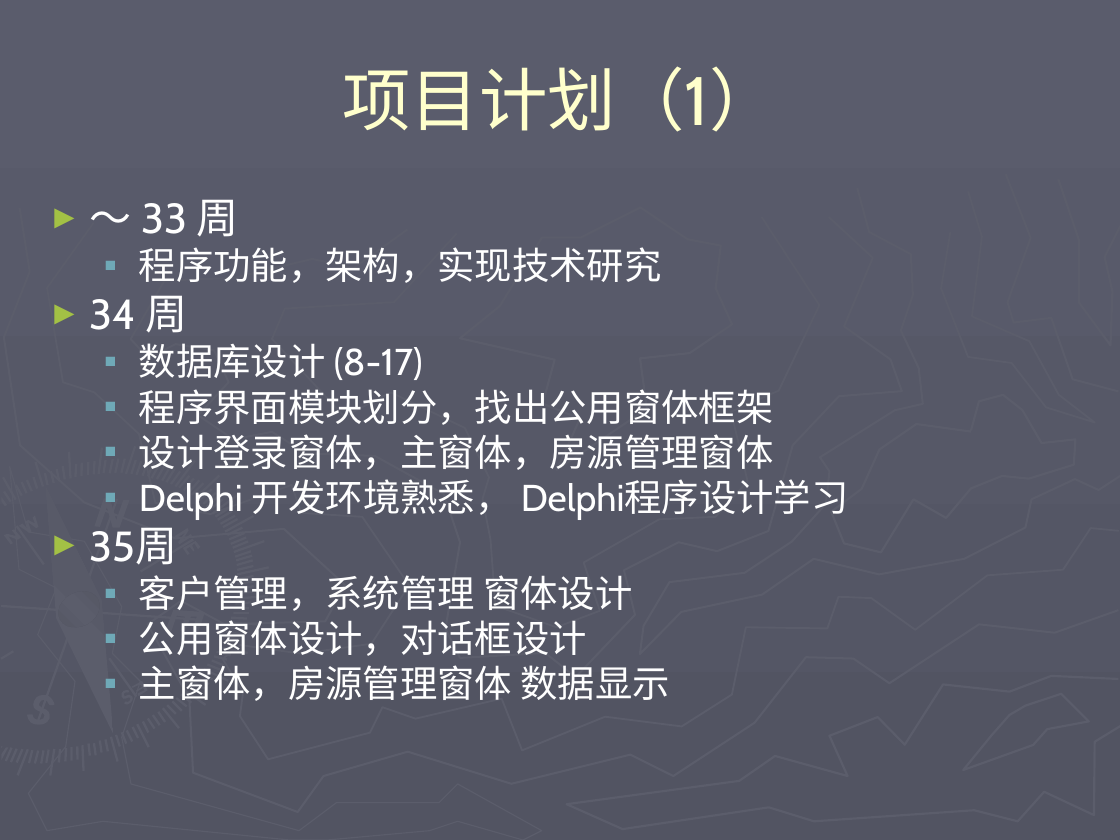
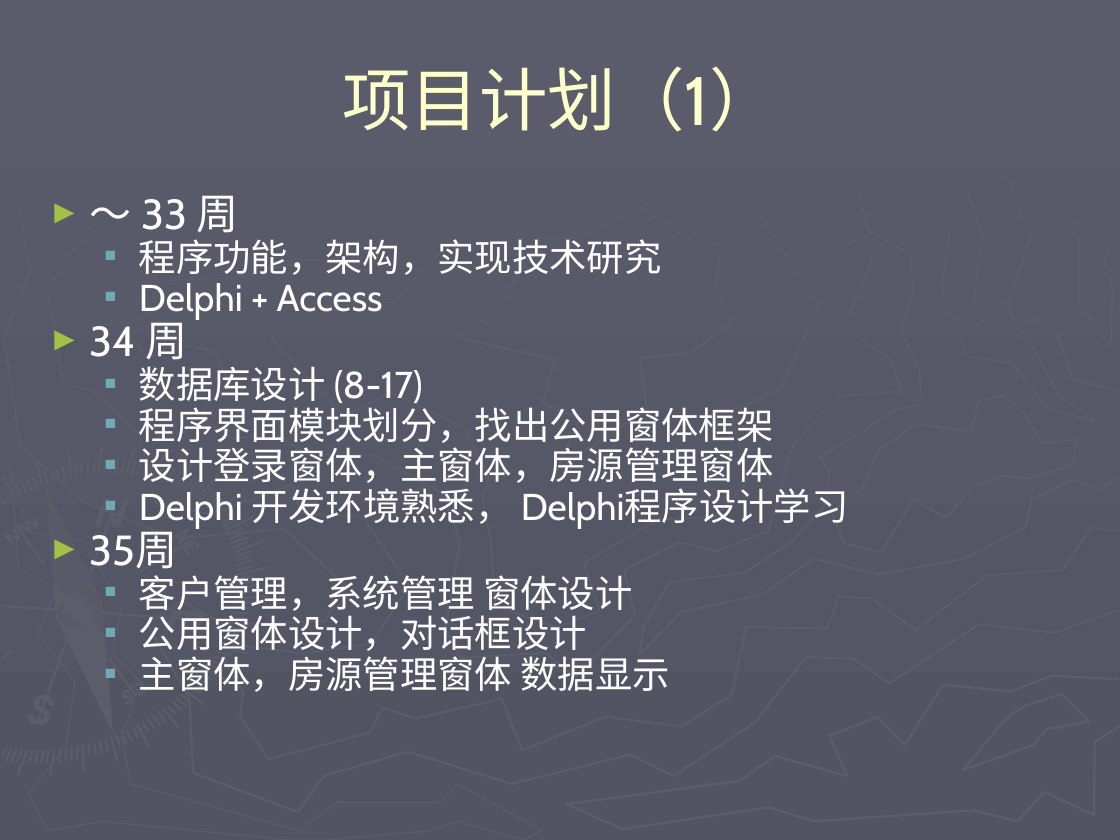
Before and after one commit to honj51/ideacode, a slide deck: slide 3 of doc/房产中介管理/项目计划.ppt. Drawn at 1120x840 pixels with LibreOffice and Linux fonts; fonts in the diff are those of the drawing. Boxes give left, top, right and bottom in pixels: in the first picture for what was removed or moved away, otherwise in the second. Text is boxed around its words. In the diff, an @@ line names an element or a change of style, - is before the commit and + after.

```diff
--- a/doc/房产中介管理/项目计划.ppt
+++ b/doc/房产中介管理/项目计划.ppt
@@ text at (x1=90, y1=195, x2=849, y2=692): line spacing 0.8 to 0.7 @@
@@ text at (x1=139, y1=283, x2=383, y2=320): paragraph added @@
+  ▪ Delphi + Access
```
Also in this commit, not shown: 6 other files.
